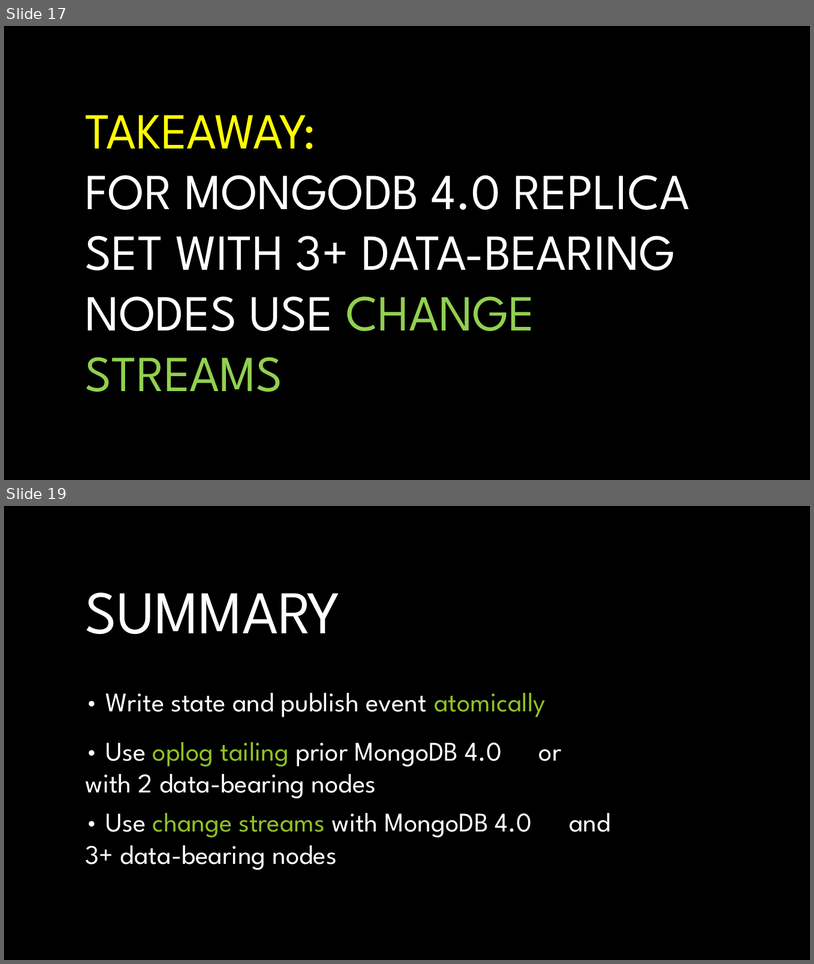
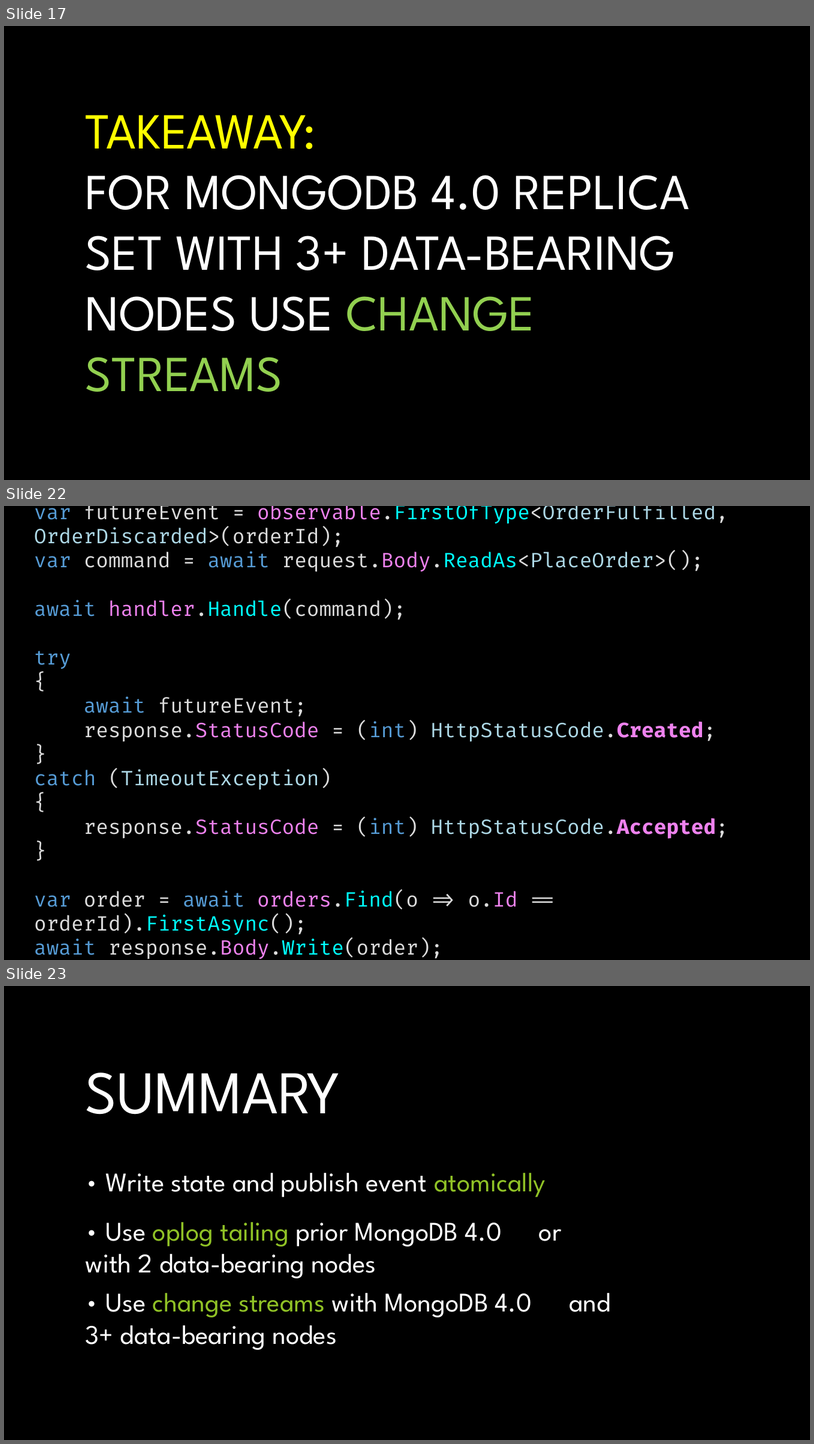
Before and after one commit to andrii-litvinov/event-driven-mongodb, a slide deck: t18-event-mongodb.pptx. Shown one above the other, each under a label of ours: slides 17 and 19 before the commit, slides 17, 22 and 23 after it; the slides between them are not shown. The pictures are 814x964 and 814x1444 pixels, drawn with LibreOffice and Linux fonts; fonts in the diff are those of the drawing; background and template pictures are left out. Boxes give left, top, right and bottom in pixels: in the first picture for what was removed or moved away, otherwise in the second. Text is boxed around its words. In the diff, an @@ line names an element or a change of style, - is before the commit and + after.

```diff
--- a/t18-event-mongodb.pptx
+++ b/t18-event-mongodb.pptx
@@ slide 22 added at bbox=[4, 506, 810, 960], background picture (left out) @@
@@ text added at bbox=[34, 506, 729, 959], 24 pt, text #DCDCDC @@
+var futureEvent = observable.FirstOfType<OrderFulfilled, OrderDiscarded>(orderId);
+var command = await request.Body.ReadAs<PlaceOrder>();
+await handler.Handle(command);
+try
+{
+await futureEvent;
+response.StatusCode = (int) HttpStatusCode.Created;
+}
+catch (TimeoutException)
+{
+response.StatusCode = (int) HttpStatusCode.Accepted;
+}
+var order = await orders.Find(o => o.Id == orderId).FirstAsync();
+await response.Body.Write(order);
@@ what was slide 19 is now slide 23 @@
```
Also in this commit, not shown: 1 slide changed, 4 other slides added, 1 slide removed, 1 other file.
